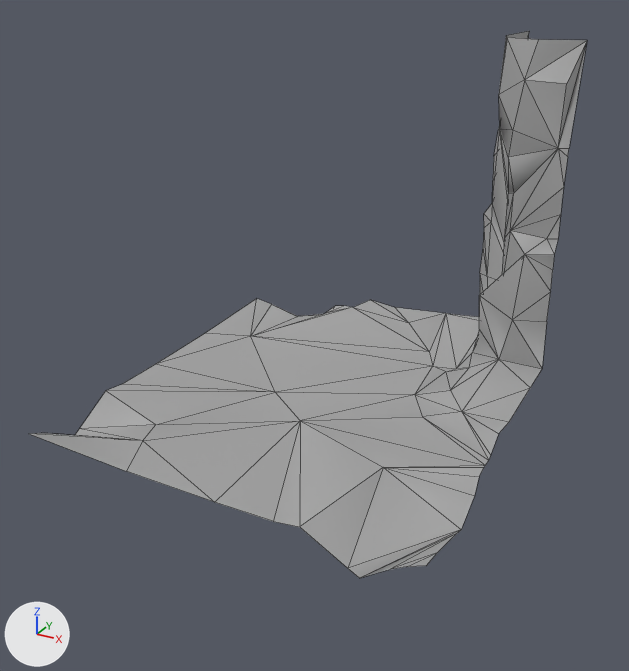
The glTF model Rogue-Robots/Assets/Models/ModularBlocks/WallFloorInnerCorner.gltf as it was, and as the next commit left it.
Rendered twice from a 50 mm camera at (4.74, -8.7, 5.88) aimed at (0.09, -0.25, 1.65). Every picture has the same lights, and +X, +Y and +Z are marked at lower left. Mesh edges are drawn as thin lines. Vertices at the same position are counted once.

Objects in the first picture: 'WallFloorInnerCorner'.
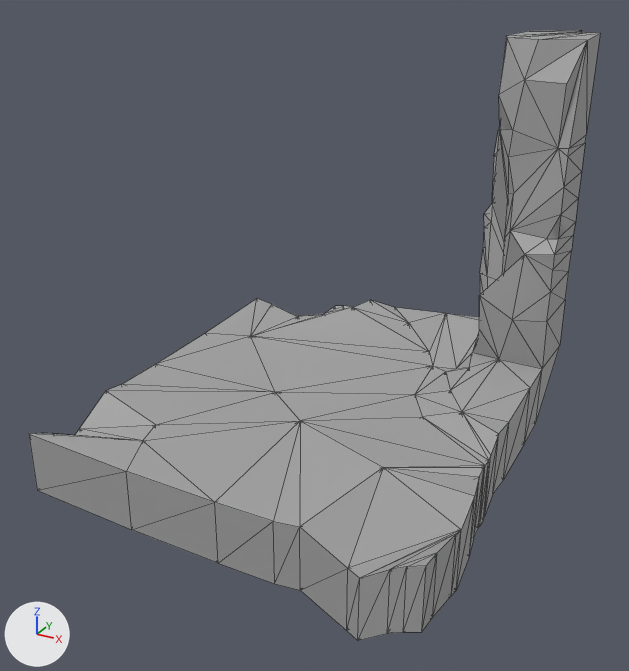
Diff of the bpy script that builds the scene:
```diff
--- a/Rogue-Robots/Assets/Models/ModularBlocks/WallFloorInnerCorner.gltf.py
+++ b/Rogue-Robots/Assets/Models/ModularBlocks/WallFloorInnerCorner.gltf.py
@@ me_scene_068 @@
 # used by ob_wallfloorinnercorner; location = (0.0, 0.0, 0.0)
-me_scene_068.from_pydata(...)  # 110 vertices, 151 faces; spans x -2.5..2.5, y -2.5..2.5, z 0.31..5.0
+me_scene_068.from_pydata(...)  # 200 vertices, 719 faces; spans x -2.5..2.5, y -2.5..2.52, z -0.48..5.03
+# me_scene_068 part 1
+# 26 vertices are added at x 2.1..2.5, y 2.12..2.52, z 1.1..5.03
+# 43 new vertices lie (0.0, 0.0, -0.78) away from vertices in x -2.5..2.5, y -2.5..2.5, z 0.48..1.25
+# 21 new vertices lie (0.0, 0.0, -0.79) away from vertices in x -2.5..2.5, y -2.5..2.5, z 0.31..1.09
+# 188 new faces join them, mat_pp_standard_material_022 (picture img_pp_color_palette)
+# 380 new faces join them, mat_pp_standard_material_023 (picture img_pp_color_palette)
 me_scene_068.materials.append(mat_pp_standard_material_022)
```

Where the change shows, as pixel boxes [x1, y1, x2, y2] in the pictures (629 x 671 px):
'WallFloorInnerCorner', reshaped (12% taller)
    before: [30, 31, 587, 578]
    after: [29, 30, 600, 641]
part 1 of me_scene_068, added
    after: [29, 30, 600, 641]
